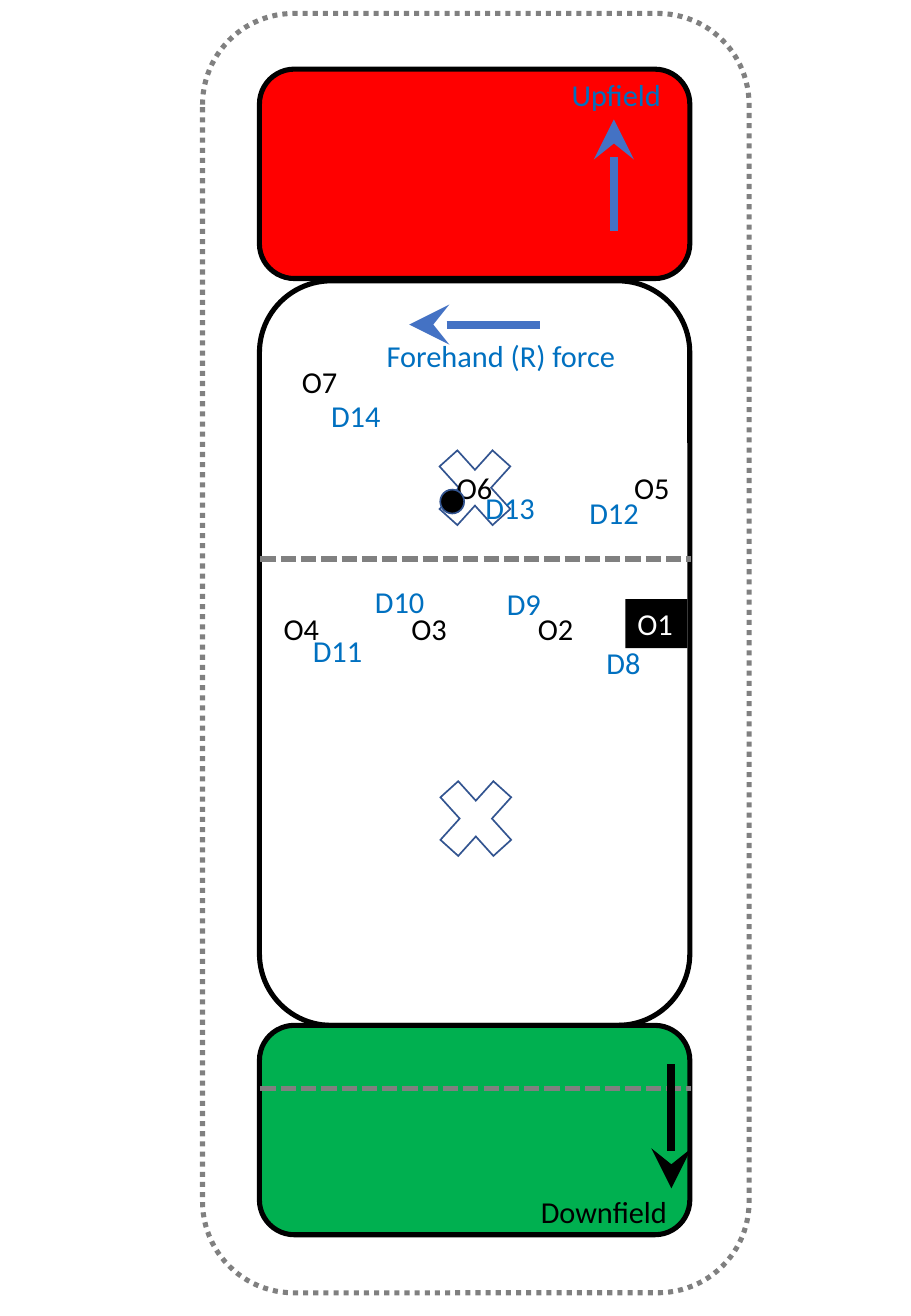
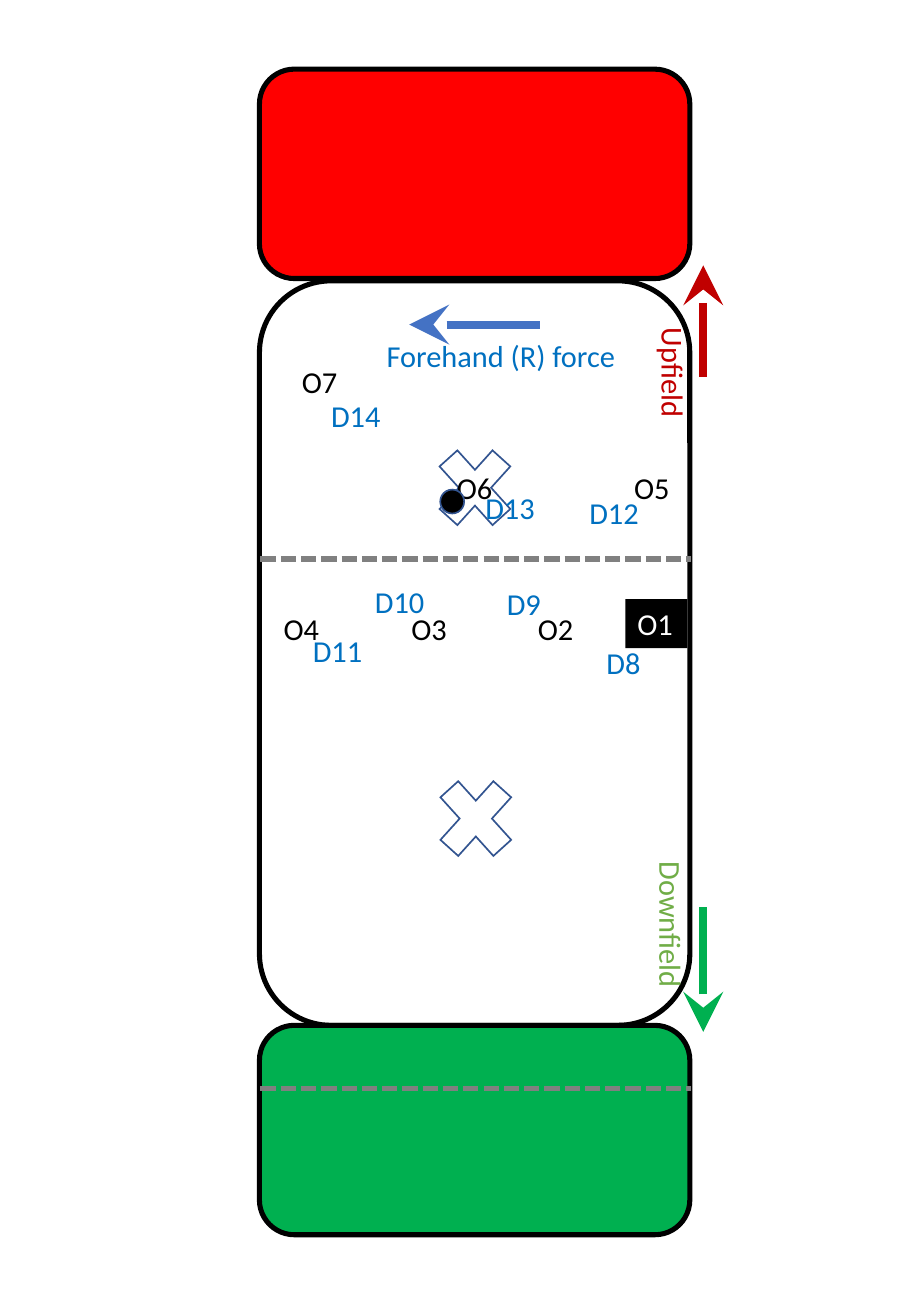
Before and after one commit to James-Reynolds/Ultimate-strategy-and-tactics, a slide deck: slide 4 of graphics/Graphics.pptx. Drawn at 911x1316 pixels with LibreOffice and Linux fonts; fonts in the diff are those of the drawing. Boxes give left, top, right and bottom in pixels: in the first picture for what was removed or moved away, otherwise in the second. Text is boxed around its words. In the diff, an @@ line names an element or a change of style, - is before the commit and + after.

```diff
--- a/graphics/Graphics.pptx
+++ b/graphics/Graphics.pptx
@@ rounded rectangle removed at (x1=203, y1=13, x2=749, y2=1292) @@
@@ arrow removed from (613, 231) to (613, 119) @@
@@ arrow added from (703, 377) to (703, 265), #C00000 4.75 pt @@
@@ text "Upfield" moved from (x1=572, y1=85, x2=661, y2=111) to (x1=654, y1=336, x2=691, y2=415) @@
@@ text "Upfield" at (x1=654, y1=336, x2=691, y2=415): text colour #0070C0 to #C00000; rotation 0 to 90 degrees @@
@@ text "Downfield" moved from (x1=541, y1=1202, x2=667, y2=1231) to (x1=651, y1=874, x2=688, y2=984) @@
@@ text "Downfield" at (x1=651, y1=874, x2=688, y2=984): text colour #000000 to #70AD47; rotation 0 to 90 degrees @@
@@ arrow moved from (672, 1188) - (672, 1064) to (703, 1031) - (703, 907) @@
@@ arrow (703, 1031) - (703, 907): stroke #000000 4.75 pt to #00B050 4.75 pt @@
```
Also in this commit, not shown: 8 other slides changed, 7 other files.
